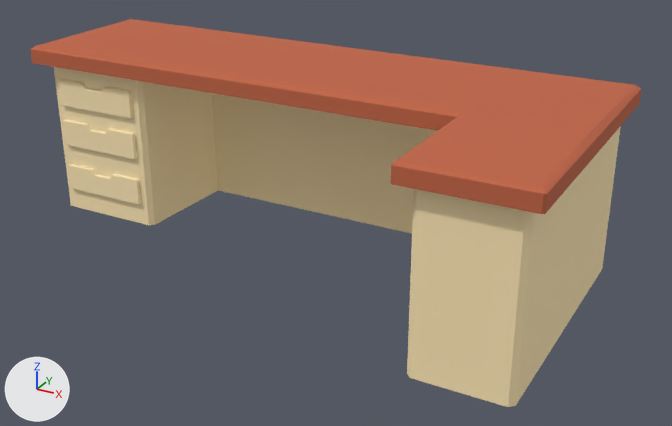
An edit to the OBJ model AntiRampage/assets/Props/SM_Escritorio.obj, drawn before and after from the same camera.
One viewpoint serves both versions: a 50 mm camera at (13.63, -21.53, 12.65) aimed at (1.59, 0.35, 1.71). Arrows for +X, +Y and +Z are at lower left; the lights stay in place. Where no turn or scale is listed for an object, it has been applied to the vertices.

The first picture shows 'SM_Escritorio'.
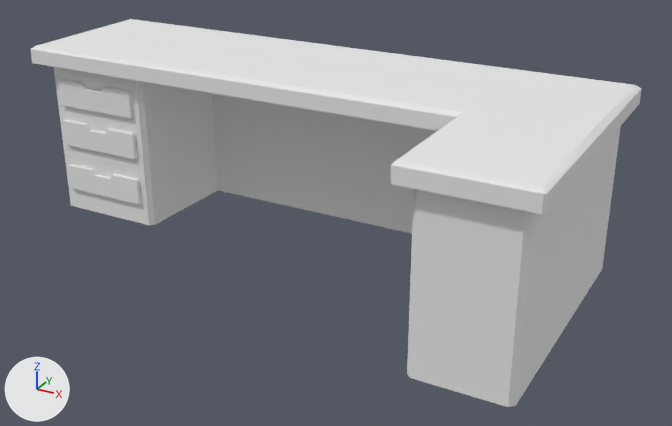
Where the change shows, as pixel boxes [x1, y1, x2, y2] in the pictures (672 x 426 px):
part 1 of me_sm_escritorio, recoloured (beige to white): [54, 67, 621, 407] in both
part 2 of me_sm_escritorio, recoloured (orange to white): [30, 19, 642, 214] in both

Patch to the scene script:
```diff
--- a/AntiRampage/assets/Props/SM_Escritorio.obj.py
+++ b/AntiRampage/assets/Props/SM_Escritorio.obj.py
@@ mat_initialshadinggroup @@
+mat_initialshadinggroup = principled_material('initialShadingGroup')
+mat_initialshadinggroup.base_color = (0.8, 0.8, 0.8)  # white #e7e7e7
+mat_initialshadinggroup.roughness = 1.0
@@ me_sm_escritorio @@
 me_sm_escritorio.from_pydata(...)  # 211 vertices, 182 faces; spans x -9.1..9.0, y -4.4..4.4, z 0.0..5.6
 # used by ob_sm_escritorio; location = (0.0, 0.0, 0.0)
+# me_sm_escritorio part 1: all 137 faces that had it switch from mat_lambert3sg (beige #ffe8b6) to mat_initialshadinggroup (white #e7e7e7)
+# me_sm_escritorio part 2: all 45 faces that had it switch from mat_lambert2sg (orange #c06545) to mat_initialshadinggroup (white #e7e7e7)
```
